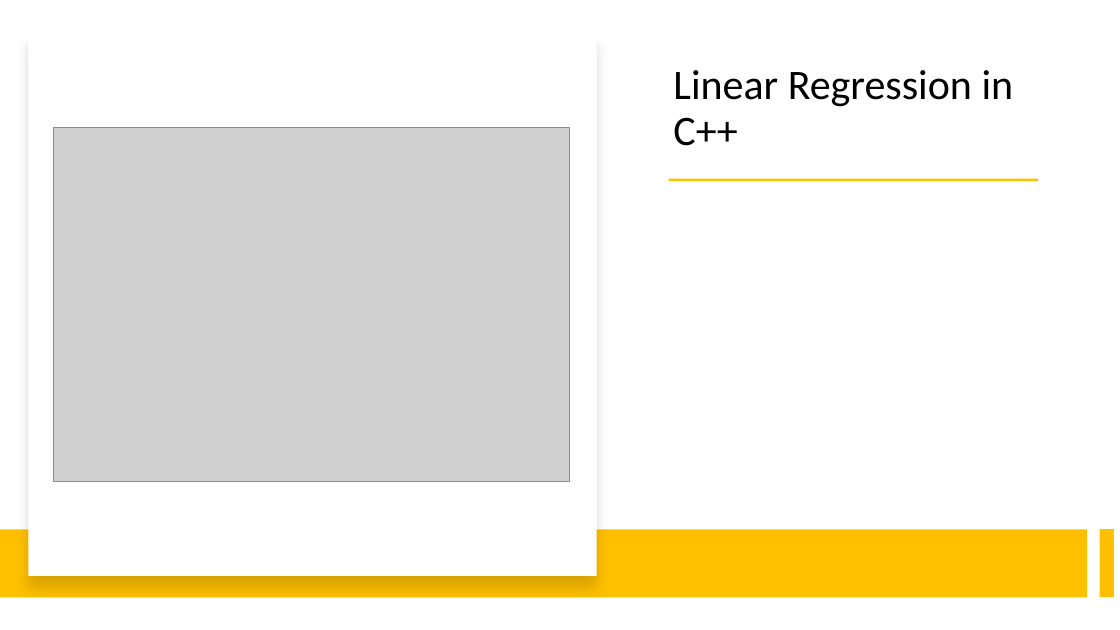
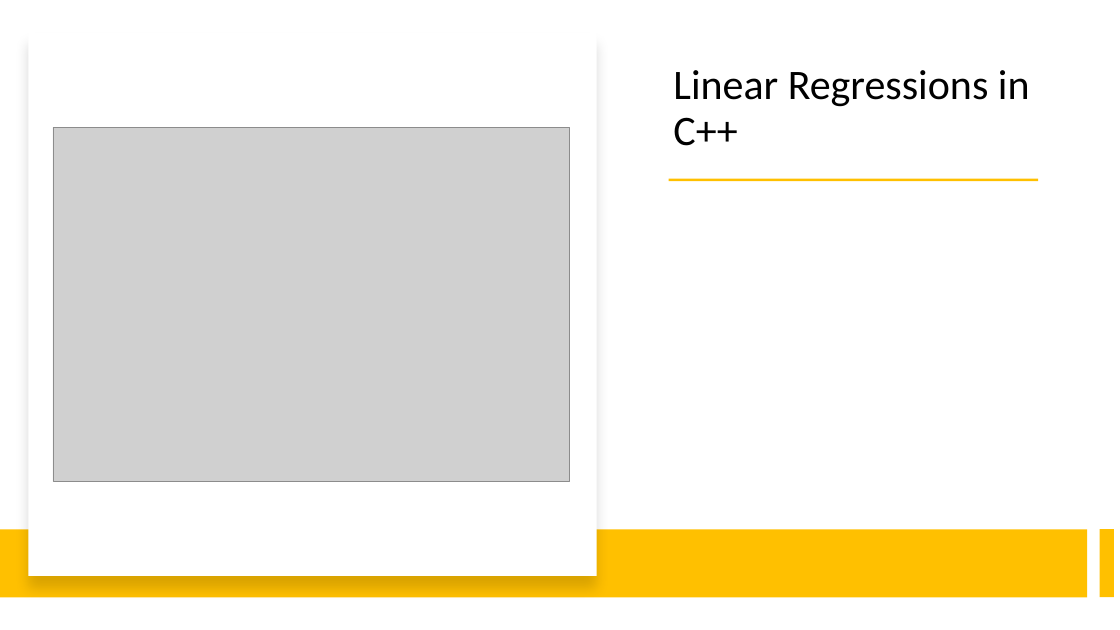
Before and after one commit to StanislasDOZIAS/INF442, a slide deck: slide 8 of Presentation INF442.pptx. Drawn at 1120x630 pixels with LibreOffice and Linux fonts; fonts in the diff are those of the drawing; grey boxes stand for pictures. Boxes give left, top, right and bottom in pixels: in the first picture for what was removed or moved away, otherwise in the second. Text is boxed around its words. In the diff, an @@ line names an element or a change of style, - is before the commit and + after.

```diff
--- a/Presentation INF442.pptx
+++ b/Presentation INF442.pptx
@@ title at bbox=[673, 70, 1030, 146]: text changed @@
-Linear Regression in C++
+Linear Regressions in C++
```
Also in this commit, not shown: 3 other slides changed.
